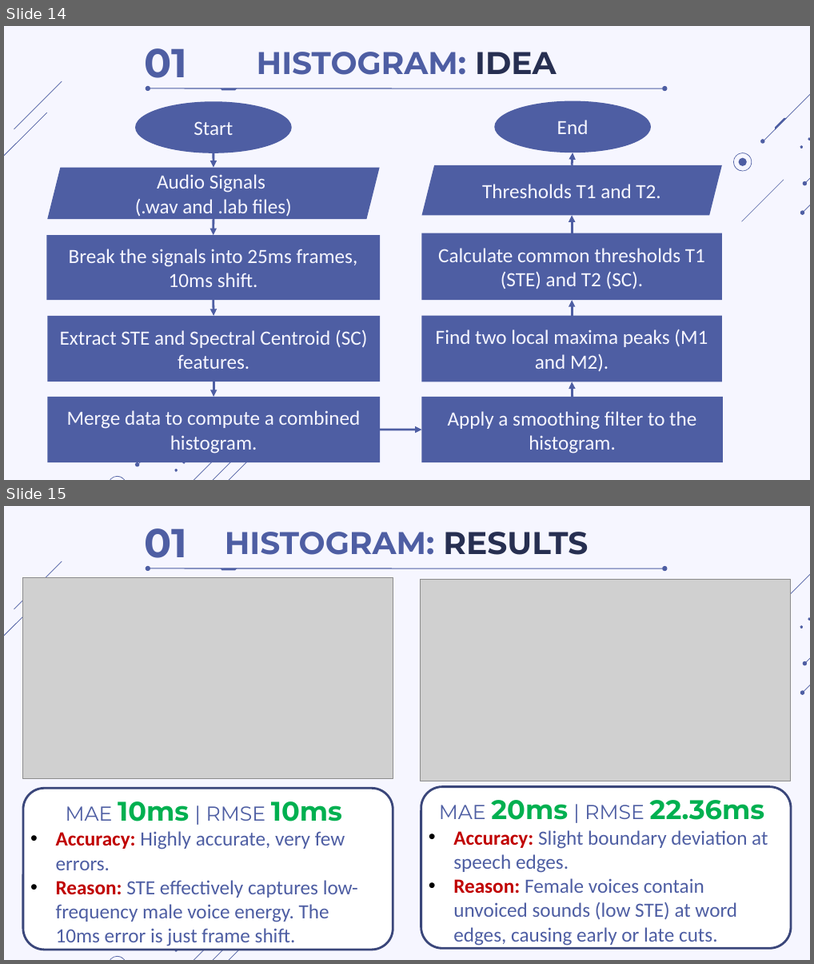
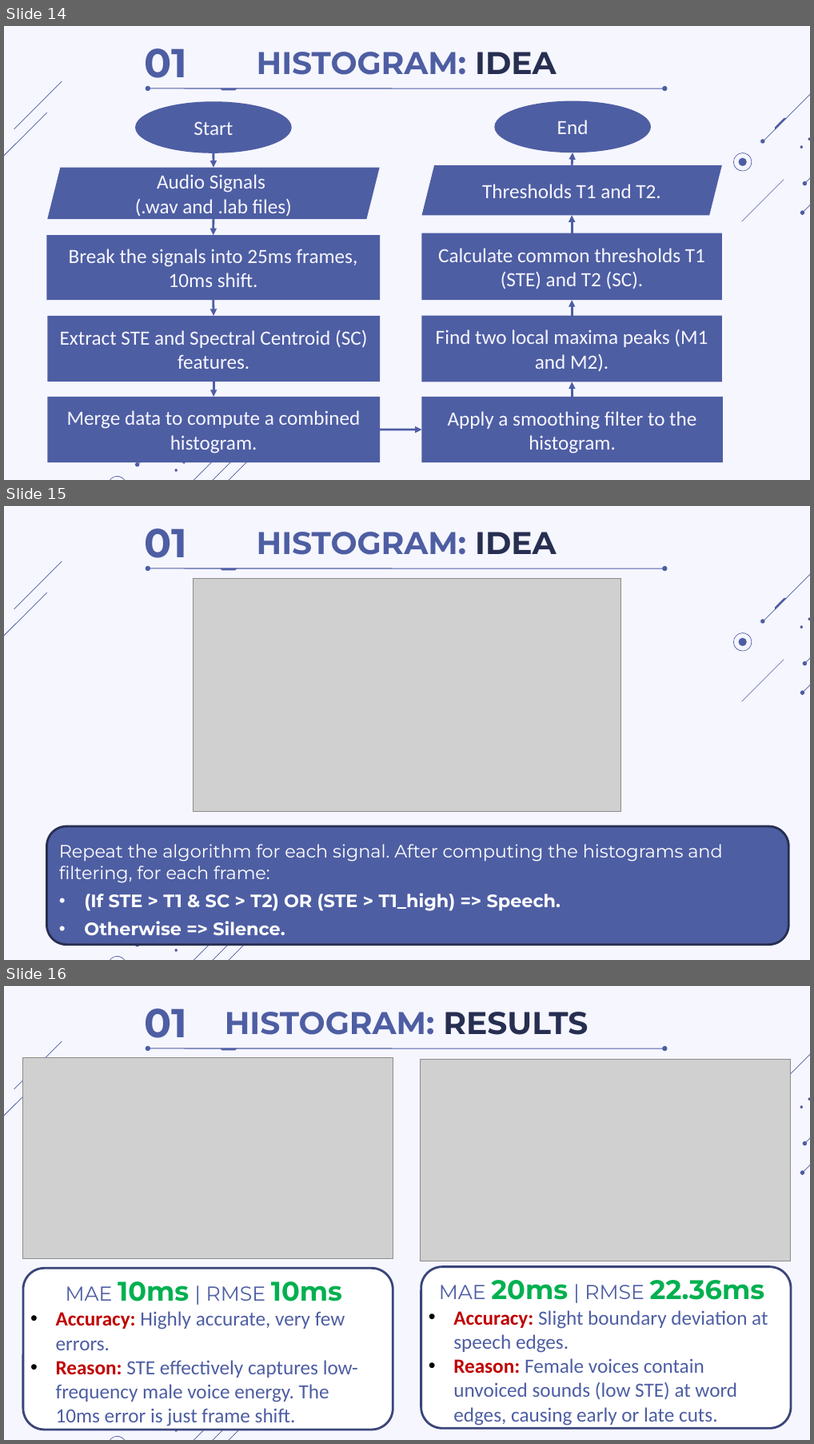
Before and after one commit to thdyqt/XLTHS, a slide deck: Slide.pptx. Shown one above the other, each under a label of ours: slides 14 and 15 before the commit, slides 14, 15 and 16 after it. The pictures are 814x964 and 814x1444 pixels, drawn with LibreOffice and Linux fonts; fonts in the diff are those of the drawing; grey boxes stand for pictures. Boxes give left, top, right and bottom in pixels: in the first picture for what was removed or moved away, otherwise in the second. Text is boxed around its words. In the diff, an @@ line names an element or a change of style, - is before the commit and + after.

```diff
--- a/Slide.pptx
+++ b/Slide.pptx
@@ slide 15 added at (x1=4, y1=506, x2=810, y2=960), background #F6F6FF; not listed: 22 template elements that a slide beside it also shows @@
@@ text added at (x1=144, y1=528, x2=187, y2=567), 36 pt, text #4E5EA3, bold @@
+01
@@ title added at (x1=257, y1=532, x2=556, y2=555), 28 pt, text #4E5EA3, bold @@
+HISTOGRAM: IDEA
@@ group added at (x1=145, y1=560, x2=668, y2=577): 2 ellipses, 1 freeform shape, 1 line @@
@@ picture added at (x1=193, y1=579, x2=621, y2=812) @@
@@ rounded rectangle added at (x1=46, y1=826, x2=789, y2=944), fill #4E5EA3, outline #272F52 2 pt @@
@@ text added at (x1=59, y1=844, x2=722, y2=936), 16 pt, text #FFFFFF @@
+Repeat the algorithm for each signal. After computing the histograms and filtering, for each frame:
+• (If STE > T1 & SC > T2) OR (STE > T1_high) => Speech.
+• Otherwise => Silence.
@@ what was slide 15 is now slide 16 @@
```
Also in this commit, not shown: 14 other slides added, 8 other files.
